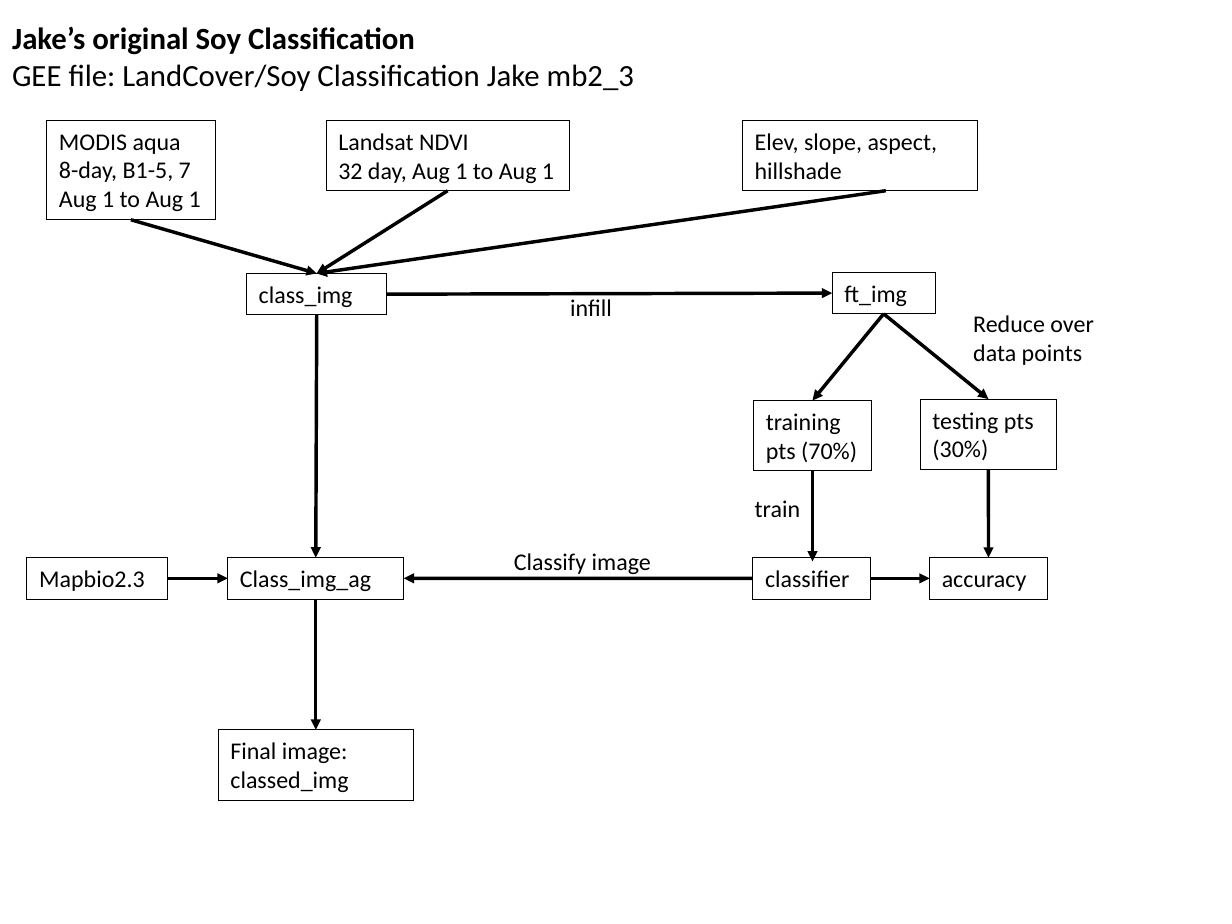
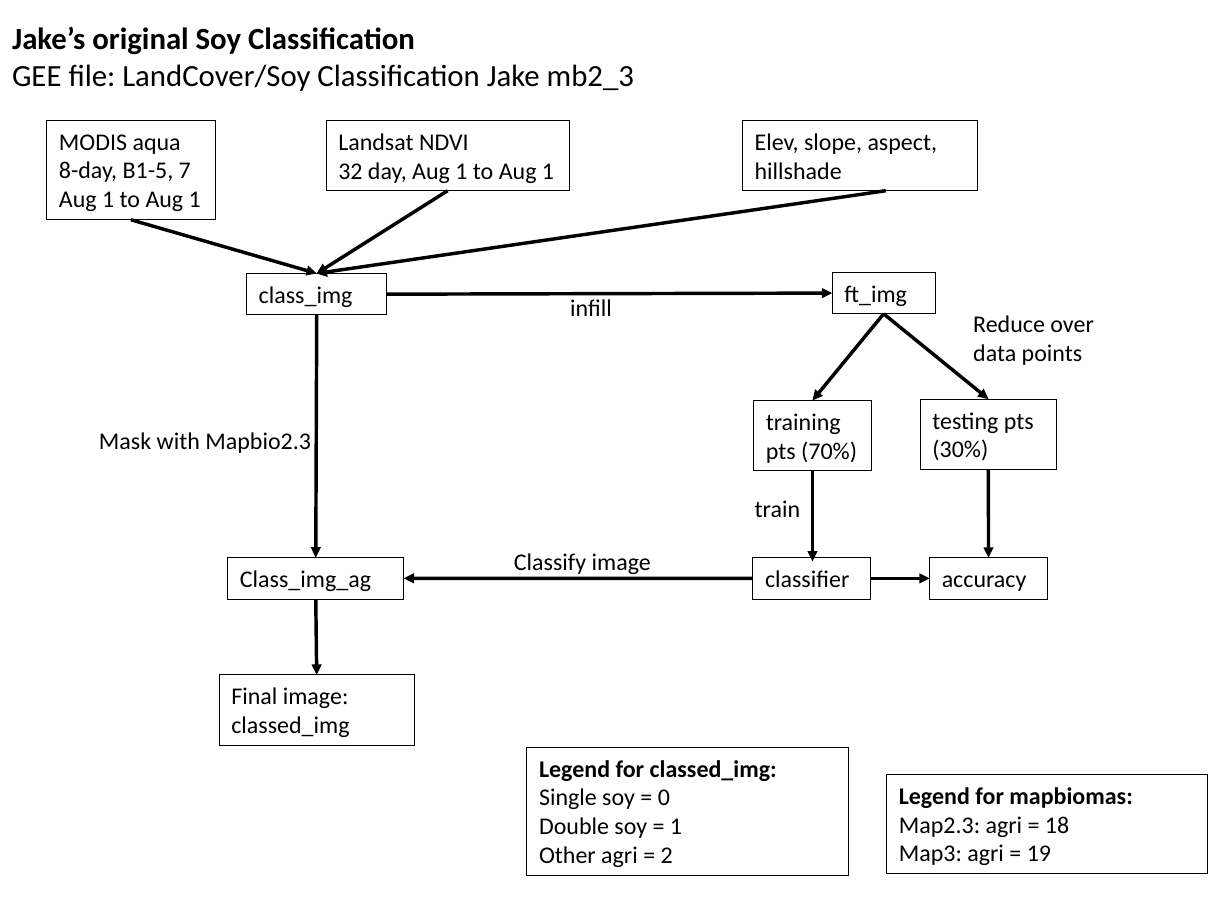
Before and after one commit to minghui-zhang/Meeting, a slide deck: slide 6 of January 19 2019.pptx. Drawn at 1232x924 pixels with LibreOffice and Linux fonts; fonts in the diff are those of the drawing. Boxes give left, top, right and bottom in pixels: in the first picture for what was removed or moved away, otherwise in the second. Text is boxed around its words. In the diff, an @@ line names an element or a change of style, - is before the commit and + after.

```diff
--- a/January 19 2019.pptx
+++ b/January 19 2019.pptx
@@ text added at [99,432,311,453], 14 pt, text #000000 @@
+Mask with Mapbio2.3
@@ rectangle removed at [27,558,168,600] @@
-Mapbio2.3
@@ arrow removed from (168, 578) to (228, 578) @@
@@ arrow moved from (315, 599) - (315, 729) to (315, 599) - (317, 675) @@
@@ rectangle "Final image: classed_img": place and size @@
-rectangle "Final image: classed_img" at [218,729,413,800]
+rectangle "Final image: classed_img" at [219,675,414,745]
@@ rectangle added at [527,748,849,876], outline #000000 0.75 pt, 14 pt, text #000000 @@
+Legend for classed_img:
+Single soy = 0
+Double soy = 1
+Other agri = 2
@@ rectangle added at [887,775,1209,875], outline #000000 0.75 pt, 14 pt, text #000000 @@
+Legend for mapbiomas:
+Map2.3: agri = 18
+Map3: agri = 19
```
Also in this commit, not shown: 1 other slide changed.
